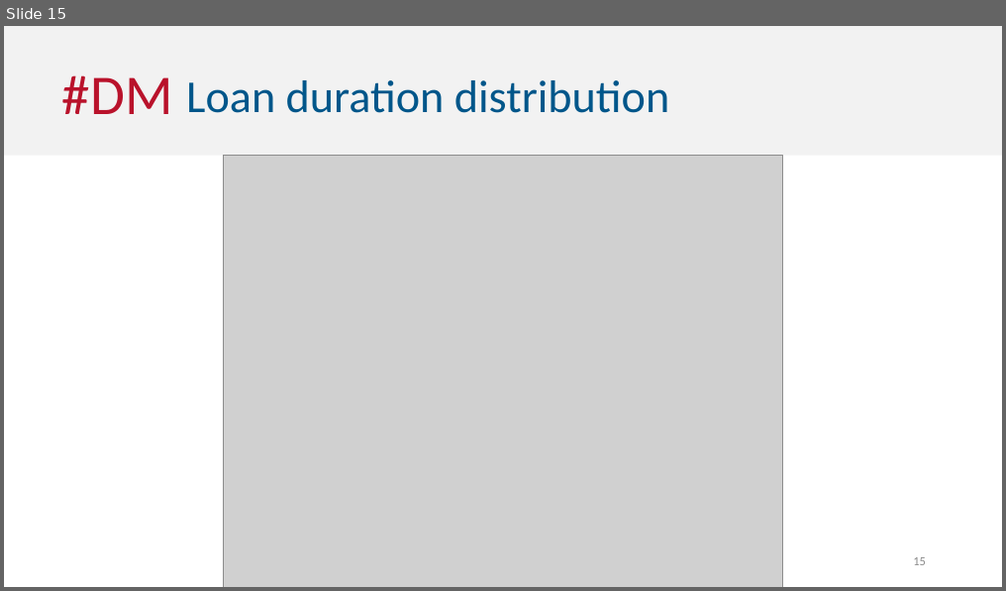
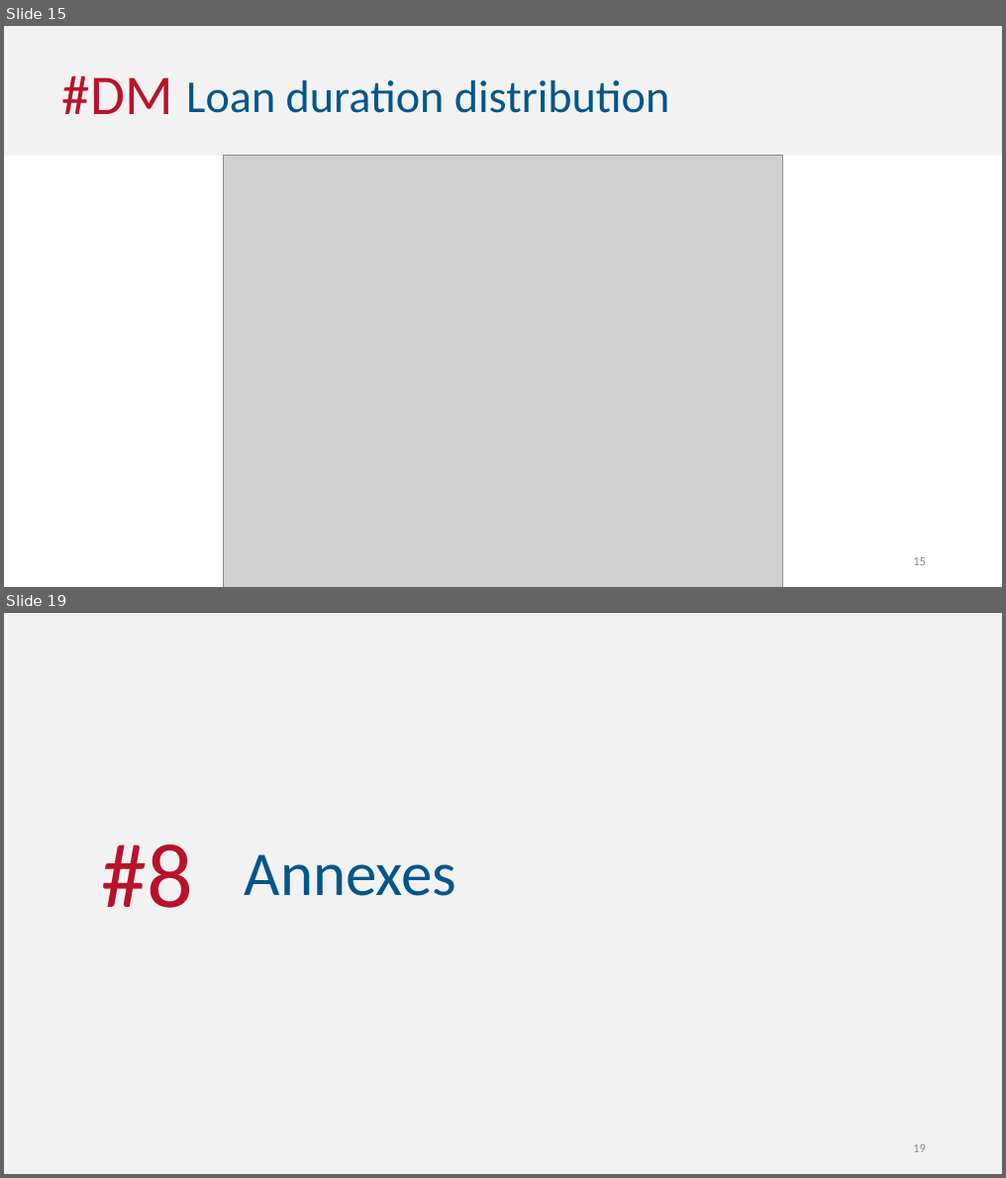
Before and after one commit to mfvfontes/2016_ECAC_G02, a slide deck: presentation/presentation.pptx. Shown one above the other, each under a label of ours: slide 15 before the commit, slides 15 and 19 after it; the slides between them are not shown. The pictures are 1006x591 and 1006x1178 pixels, drawn with LibreOffice and Linux fonts; fonts in the diff are those of the drawing; grey boxes stand for pictures. Boxes give left, top, right and bottom in pixels: in the first picture for what was removed or moved away, otherwise in the second. Text is boxed around its words. In the diff, an @@ line names an element or a change of style, - is before the commit and + after.

Commit message:
Added more slides (only the title)
- Added Predictive data analysis
- Added Limitations and Future Work slide
- Added Conclusions slide
- Added Annexes slide

```diff
--- a/presentation/presentation.pptx
+++ b/presentation/presentation.pptx
@@ slide 19 added at [4, 613, 1002, 1174], background #F2F2F2 @@
@@ text added at [101, 845, 193, 908], 88 pt, text #B9122B @@
+#8
@@ text added at [245, 855, 457, 896], 60 pt, text #00568A @@
+Annexes
@@ page number added at [913, 1145, 926, 1153], 12 pt, text #8C8C8C @@
+19
```
Also in this commit, not shown: 3 other slides added.
